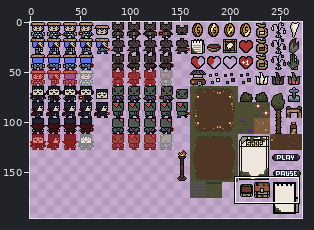
Two states of a sprite sheet, Assets/Sprites/_Texture/tileset-weirdspices.png. The first picture is a wide view before the edit; the outline marks the close-up.
Close-up. As it was:
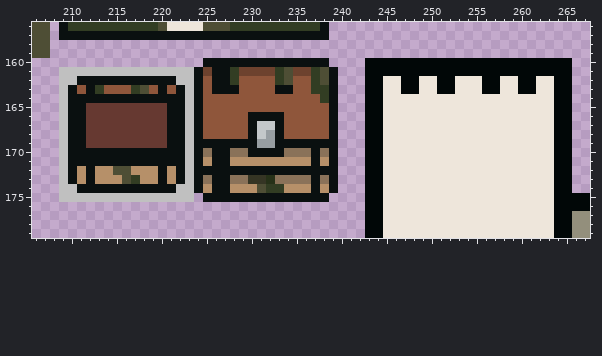
The file is 272x256 pixels. Colours within 5 levels of each other are drawn and written as one. Shown: x 206..267, y 156..179. The wide view leaves out empty margins.
The result:
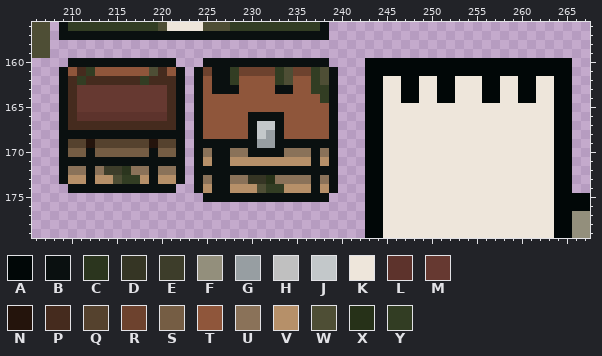
Palette (. is transparent): A #010707  B #0a1010  C #2b351e  D #353524  E #3d3d2a  F #938f7c  G #979ea2  H #c0c0c0  J #c3c8ca  K #eee6db  L #5d332c  M #663931  N #24140c  P #452b1e  Q #55422e  R #6d422e  S #755d44  T #8f563b  U #8a7259  V #b69069  W #4e4e35  X #263118  Y #323d23
Diff:
@@ x 206..267 @@
 159 WW............................................................
-160 ...................BBBBBBBBBBBBBB....AAAAAAAAAAAAAAAAAAAAAAA..
-161 ...HHHHHHHHHHHHHHHBRBBYRRRRYWRRYWB...AAAAAAAAAAAAAAAAAAAAAAA..
-162 ...HHBBBBBBBBBBBHHBTBBYTTTTYWTTYWB...AAKKAAKKAAKKKAAKKAAKKAA..
-163 ...HBTBYTTTYWTBTBHBTBBBTTTTBBTTYYB...AAKKAAKKAAKKKAAKKAAKKAA..
-164 ...HBBBBBBBBBBBBBHBTTTTTTTTTTTTTYB...AAKKKKKKKKKKKKKKKKKKKAA..
-165 ...HBBMMMMMMMMMBBHBTTTTTTTTTTTTTTB...AAKKKKKKKKKKKKKKKKKKKAA..
-166 ...HBBMMMMMMMMMBBHBTTTTTBBBBTTTTTB...AAKKKKKKKKKKKKKKKKKKKAA..
-167 ...HBBMMMMMMMMMBBHBTTTTTBJJBTTTTTB...AAKKKKKKKKKKKKKKKKKKKAA..
-168 ...HBBMMMMMMMMMBBHBTTTTTBJGBTTTTTB...AAKKKKKKKKKKKKKKKKKKKAA..
-169 ...HBBMMMMMMMMMBBHBBBBBBBGGBBBBBBB...AAKKKKKKKKKKKKKKKKKKKAA..
-170 ...HBBBBBBBBBBBBBHBUBBUUBBBBUUUBUB...AAKKKKKKKKKKKKKKKKKKKAA..
-171 ...HBBBBBBBBBBBBBHBVBBVVVVVVVVVBVB...AAKKKKKKKKKKKKKKKKKKKAA..
-172 ...HBVBVVWWVVVBVBHBBBBBBBBBBBBBBBB...AAKKKKKKKKKKKKKKKKKKKAA..
-173 ...HBVBVVVWYVVBVBHBUBBUUDDXUUUUBUB...AAKKKKKKKKKKKKKKKKKKKAA..
-174 ...HHBBBBBBBBBBBHHBVBBVVVWYYVVVBVB...AAKKKKKKKKKKKKKKKKKKKAA..
-175 ...HHHHHHHHHHHHHHH.BBBBBBBBBBBBBB....AAKKKKKKKKKKKKKKKKKKKAAAA
+160 ....BBBBBBBBBBBB...BBBBBBBBBBBBBB....AAAAAAAAAAAAAAAAAAAAAAA..
+161 ...BTPYTTTTTTWPTB.BRBBYRRRRYWRRYWB...AAAAAAAAAAAAAAAAAAAAAAA..
+162 ...BPYPPPPPPYPPPB.BTBBYTTTTYWTTYWB...AAKKAAKKAAKKKAAKKAAKKAA..
+163 ...BPMMMMMMMMMMPB.BTBBBTTTTBBTTYYB...AAKKAAKKAAKKKAAKKAAKKAA..
+164 ...BPMMMMMMMMMMPB.BTTTTTTTTTTTTTYB...AAKKAAKKAAKKKAAKKAAKKAA..
+165 ...BPMMMMMMMMMMPB.BTTTTTTTTTTTTTTB...AAKKKKKKKKKKKKKKKKKKKAA..
+166 ...BPLLLLLLLLLLPB.BTTTTTBBBBTTTTTB...AAKKKKKKKKKKKKKKKKKKKAA..
+167 ...BPPPPPPPPPPPPB.BTTTTTBJJBTTTTTB...AAKKKKKKKKKKKKKKKKKKKAA..
+168 ...BBBBBBBBBBBBBB.BTTTTTBJGBTTTTTB...AAKKKKKKKKKKKKKKKKKKKAA..
+169 ...BQQNQQQQQQNQQB.BBBBBBBGGBBBBBBB...AAKKKKKKKKKKKKKKKKKKKAA..
+170 ...BSSBSSSSSSBSSB.BUBBUUBBBBUUUBUB...AAKKKKKKKKKKKKKKKKKKKAA..
+171 ...BBBBBBBBBBBBBB.BVBBVVVVVVVVVBVB...AAKKKKKKKKKKKKKKKKKKKAA..
+172 ...BUUBUEECUUBUUB.BBBBBBBBBBBBBBBB...AAKKKKKKKKKKKKKKKKKKKAA..
+173 ...BVVBVVWYYVBVVB.BUBBUUDDXUUUUBUB...AAKKKKKKKKKKKKKKKKKKKAA..
+174 ....BBBBBBBBBBBB..BVBBVVVWYYVVVBVB...AAKKKKKKKKKKKKKKKKKKKAA..
+175 ...................BBBBBBBBBBBBBB....AAKKKKKKKKKKKKKKKKKKKAAAA
 176 .....................................AAKKKKKKKKKKKKKKKKKKKAAAA
